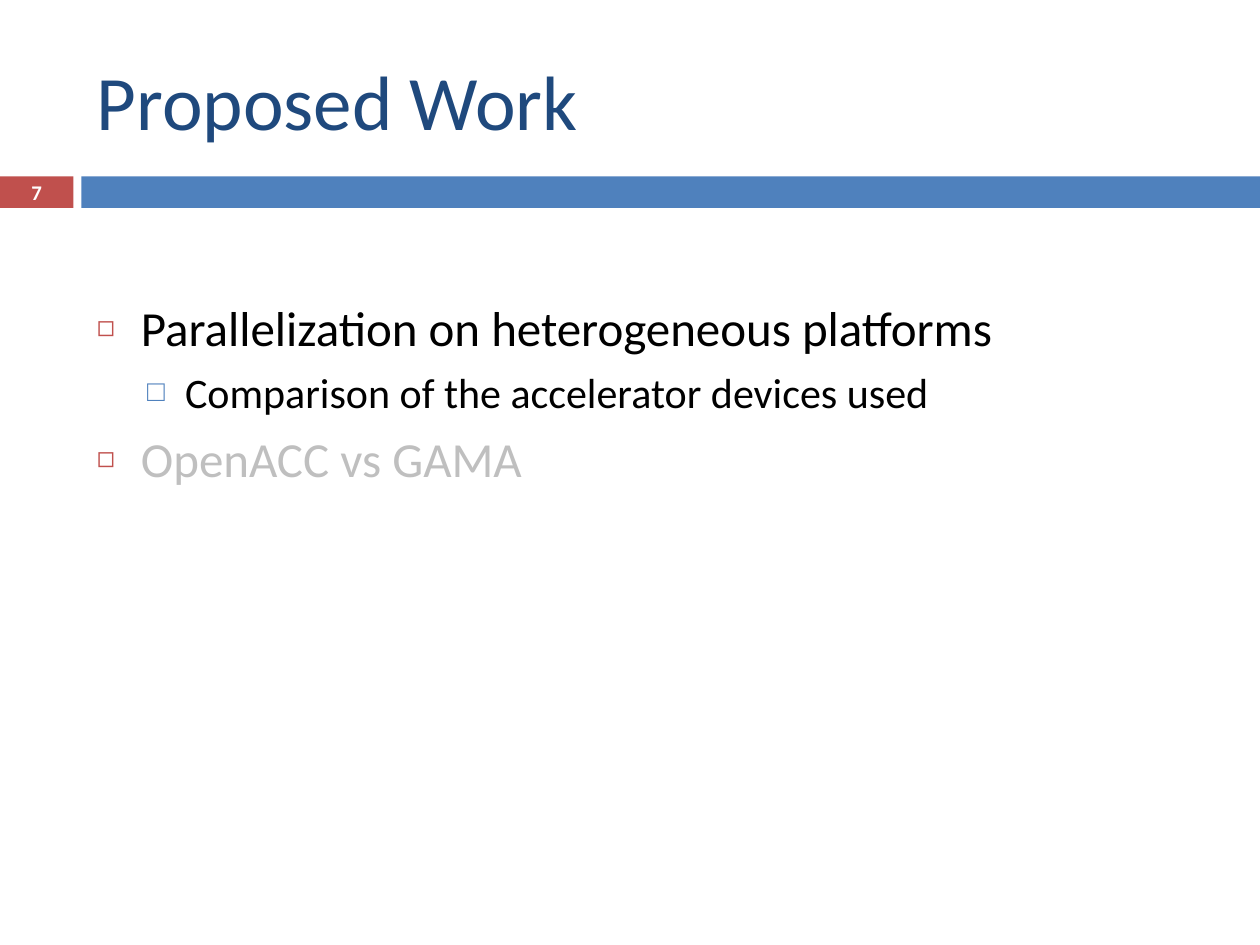
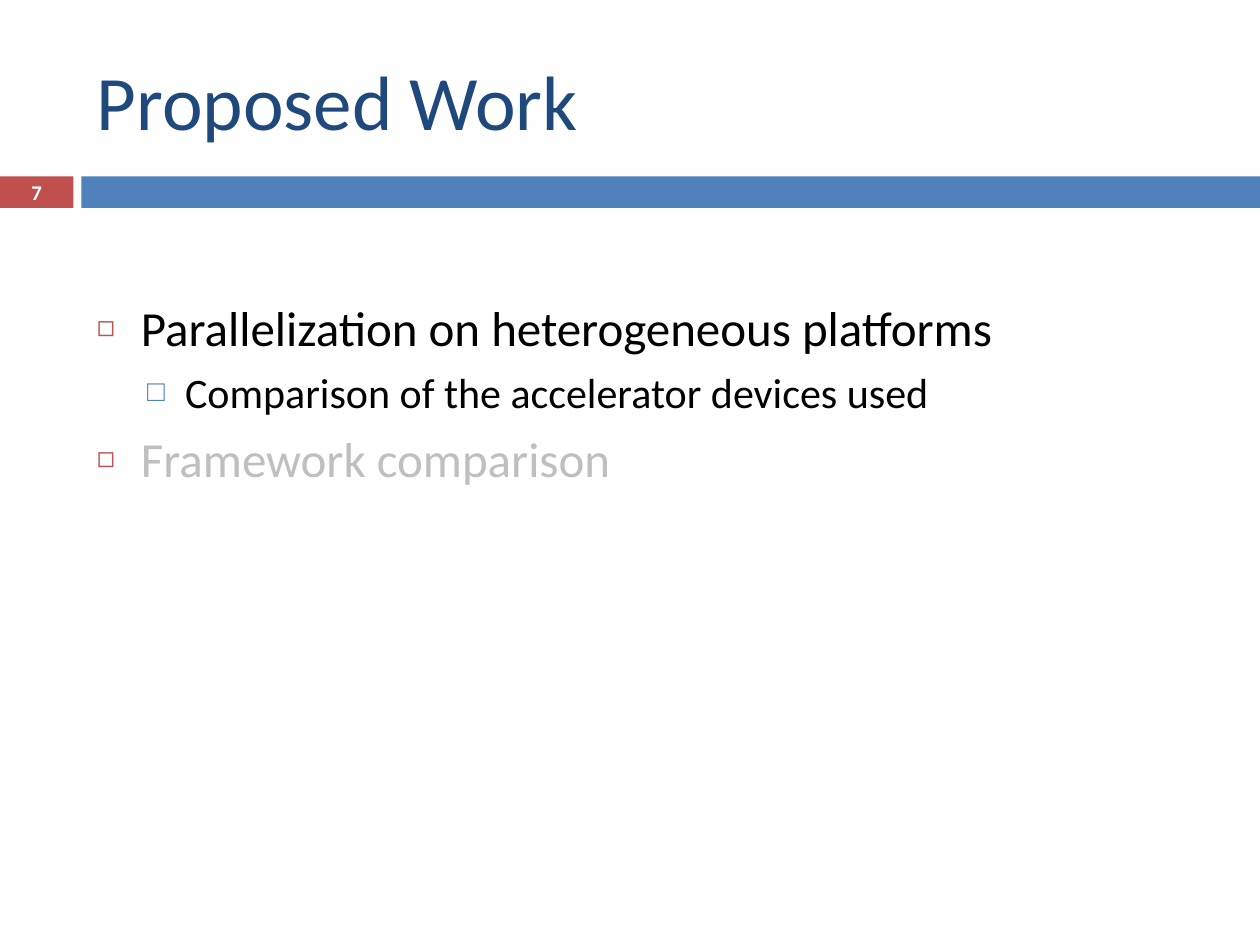
Before and after one commit to ampereira/mscthesis-liptool, a slide deck: slide 7 of doc/pre-thesis/presentation/pre-thesis_presentation.pptx. Drawn at 1260x945 pixels with LibreOffice and Linux fonts; fonts in the diff are those of the drawing. Boxes give left, top, right and bottom in pixels: in the first picture for what was removed or moved away, otherwise in the second. Text is boxed around its words. In the diff, an @@ line names an element or a change of style, - is before the commit and + after.

```diff
--- a/doc/pre-thesis/presentation/pre-thesis_presentation.pptx
+++ b/doc/pre-thesis/presentation/pre-thesis_presentation.pptx
@@ text at [141,443,610,485]: text changed @@
-◻ OpenACC vs GAMA
+◻ Framework comparison
```
Also in this commit, not shown: 8 other slides changed, 1 slide removed, 2 other files.
